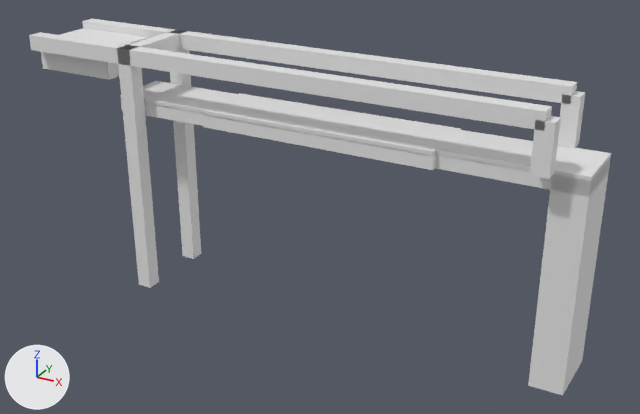
The glTF model models/schiedam/schiedam-kippenbrug-schiedam/schiedam-kippenbrug-schiedam.glb as it was, and as the next commit left it.
Both versions are drawn from a 50 mm lens placed at (21.0, -40.6, 17.0), pointed at (-1.4, 0.2, -3.4). Arrows for +X, +Y and +Z are at lower left; the lights stay in place. The first picture is the older version.

In view in the first picture: 'building:balans', 'building:balans 2', 'building:contragewicht', 'building:hamei', 'building:hamei 2', 'building:hangstang', 'building:hangstang 2', 'building:portaal', 'road:dek', 'road:fietspad', 'road:landhoofd'.
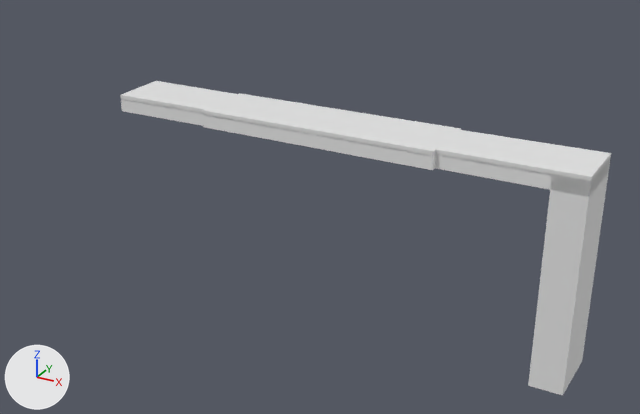
The edits, one by one:
Object 'building:hamei' (ob_building_hamei) is deleted.
Object 'building:hamei 2' (ob_building_hamei_2) is deleted.
Object 'building:portaal' (ob_building_portaal) is deleted.
Object 'building:balans' (ob_building_balans) is deleted.
Object 'building:hangstang' (ob_building_hangstang) is deleted.
Object 'building:balans 2' (ob_building_balans_2) is deleted.
Object 'building:hangstang 2' (ob_building_hangstang_2) is deleted.
Object 'building:contragewicht' (ob_building_contragewicht) is deleted.

Location of each change, [x1, y1, x2, y2] in pixels of the pictures (640 x 414 px):
'building:balans 2', deleted: before [29, 32, 552, 131]
'building:balans', deleted: before [82, 19, 577, 105]
'building:hamei 2', deleted: before [117, 45, 159, 288]
'building:hamei', deleted: before [167, 30, 201, 259]
'building:contragewicht', deleted: before [41, 28, 148, 80]
'building:hangstang 2', deleted: before [530, 116, 561, 179]
'building:hangstang', deleted: before [558, 91, 585, 149]
'building:portaal', deleted: before [122, 31, 182, 51]
